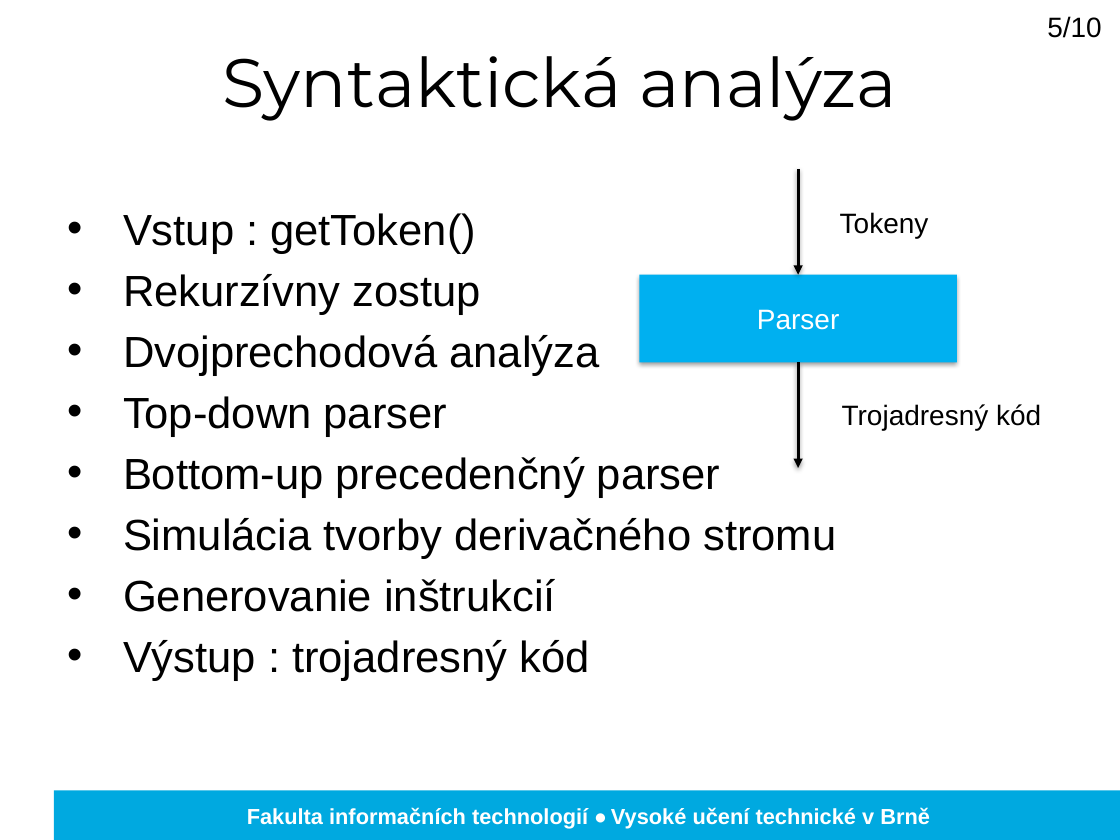
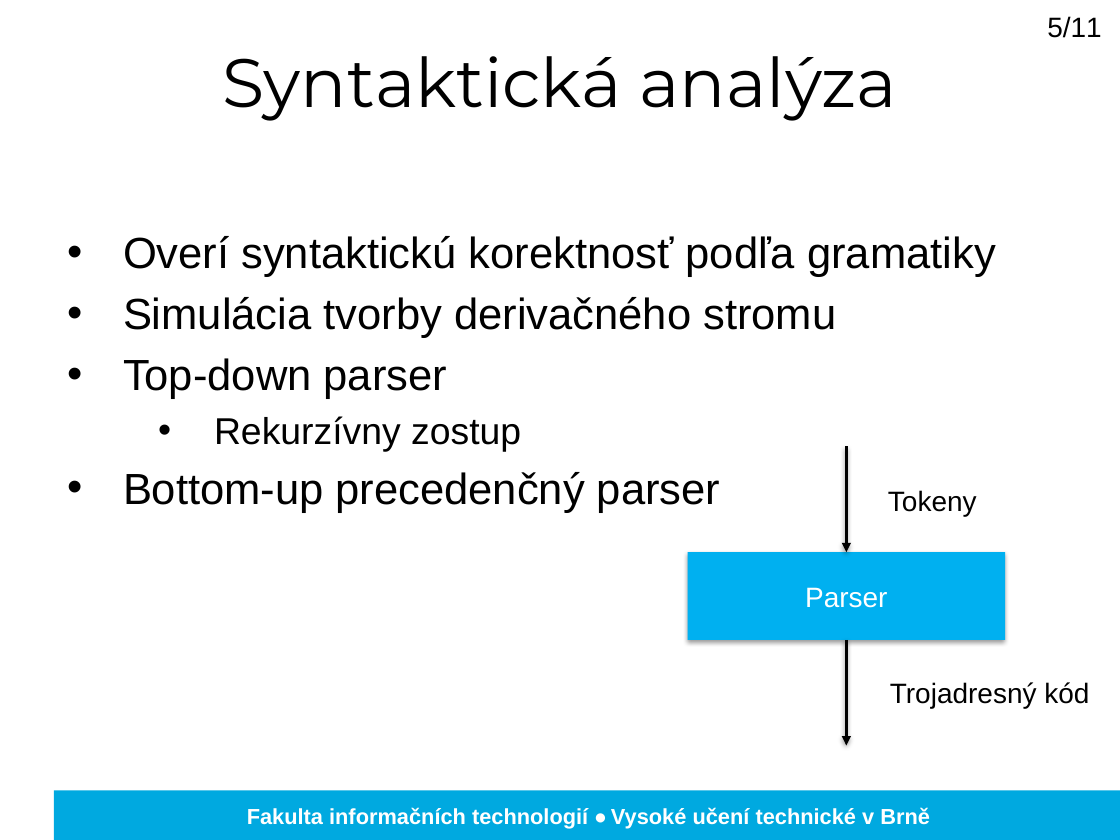
Before and after one commit to adiosnb/IFJ, a slide deck: slide 5 of doc/prezentacia.pptx (slide 6 before the commit). Drawn at 1120x840 pixels with LibreOffice and Linux fonts; fonts in the diff are those of the drawing; background and template pictures are left out. Boxes give left, top, right and bottom in pixels: in the first picture for what was removed or moved away, otherwise in the second. Text is boxed around its words. In the diff, an @@ line names an element or a change of style, - is before the commit and + after.

Commit message:
DOC: presentation final

```diff
--- a/doc/prezentacia.pptx
+++ b/doc/prezentacia.pptx
@@ text at box(1047, 16, 1102, 38): text changed @@
-5/10
+5/11
@@ text "Overí syntaktickú korektnosť podľa gramatiky": place and size @@
-text "Overí syntaktickú korektnosť podľa gramatiky" at box(123, 213, 836, 681)
+text "Overí syntaktickú korektnosť podľa gramatiky" at box(123, 236, 996, 513)
@@ text at box(123, 236, 996, 399): text changed @@
-• Vstup : getToken()
+• Overí syntaktickú korektnosť podľa gramatiky
+• Simulácia tvorby derivačného stromu
+• Top-down parser
@@ text at box(123, 335, 600, 437): paragraphs removed @@
-• Dvojprechodová analýza
-• Top-down parser
@@ text at box(214, 416, 521, 452): size 28 to 24 pt in "Rekurzívny zostup"; list level 1 to 2 in "Rekurzívny zostup" @@
@@ text "Tokeny": place and size @@
-text "Tokeny" at box(840, 212, 929, 238)
+text "Tokeny" at box(888, 490, 977, 516)
@@ text at box(123, 518, 836, 681): paragraphs removed @@
-• Simulácia tvorby derivačného stromu
-• Generovanie inštrukcií
-• Výstup : trojadresný kód
@@ 2 arrows, 1 rectangle, 1 text: place and size @@
-2 arrows, 1 rectangle, 1 text at box(640, 169, 1041, 468)
+2 arrows, 1 rectangle, 1 text at box(688, 447, 1089, 746)
```
Also in this commit, not shown: 8 other slides changed, 1 slide added, 1 slide removed.
